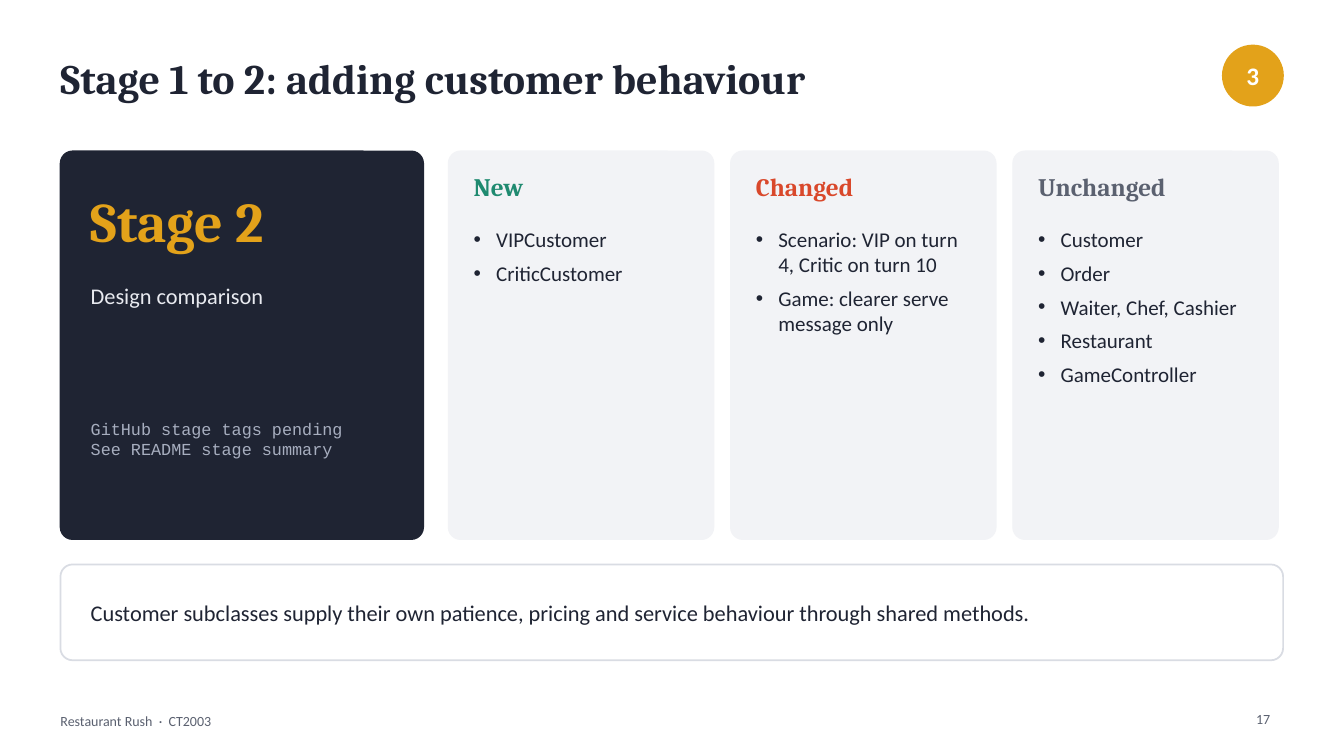
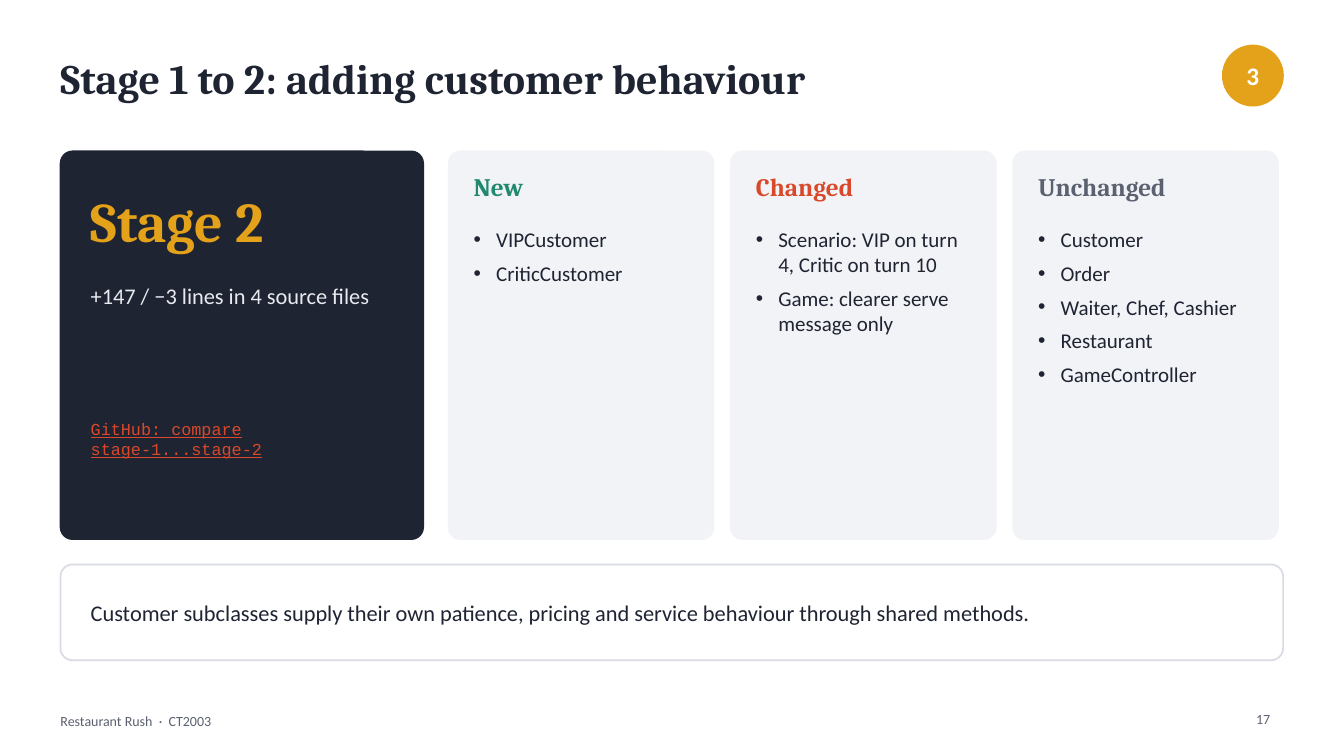
Before and after one commit to JeremyChooCK/CT2003-Restaurant-Rush, a slide deck: slide 17 of docs/presentation/RestaurantRush_Presentation.pptx. Drawn at 1344x756 pixels with LibreOffice and Linux fonts; fonts in the diff are those of the drawing. Boxes give left, top, right and bottom in pixels: in the first picture for what was removed or moved away, otherwise in the second. Text is boxed around its words. In the diff, an @@ line names an element or a change of style, - is before the commit and + after.

```diff
--- a/docs/presentation/RestaurantRush_Presentation.pptx
+++ b/docs/presentation/RestaurantRush_Presentation.pptx
@@ text at (x1=91, y1=288, x2=369, y2=304): text changed @@
-Design comparison
++147 / −3 lines in 4 source files
@@ text at (x1=91, y1=423, x2=262, y2=459): text changed; text colour #A7AEBF to #D9482B @@
-GitHub stage tags pending
-See README stage summary
+GitHub: compare
+stage-1...stage-2
```
Also in this commit, not shown: 7 other slides changed, 5 other files.
